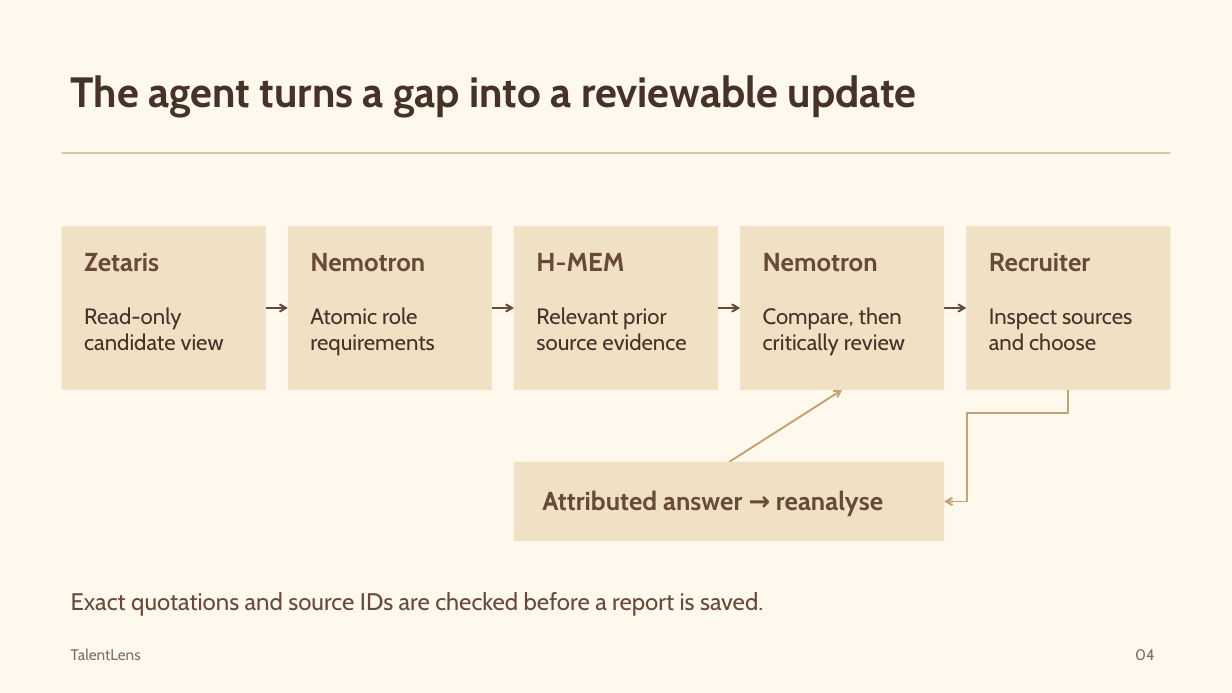
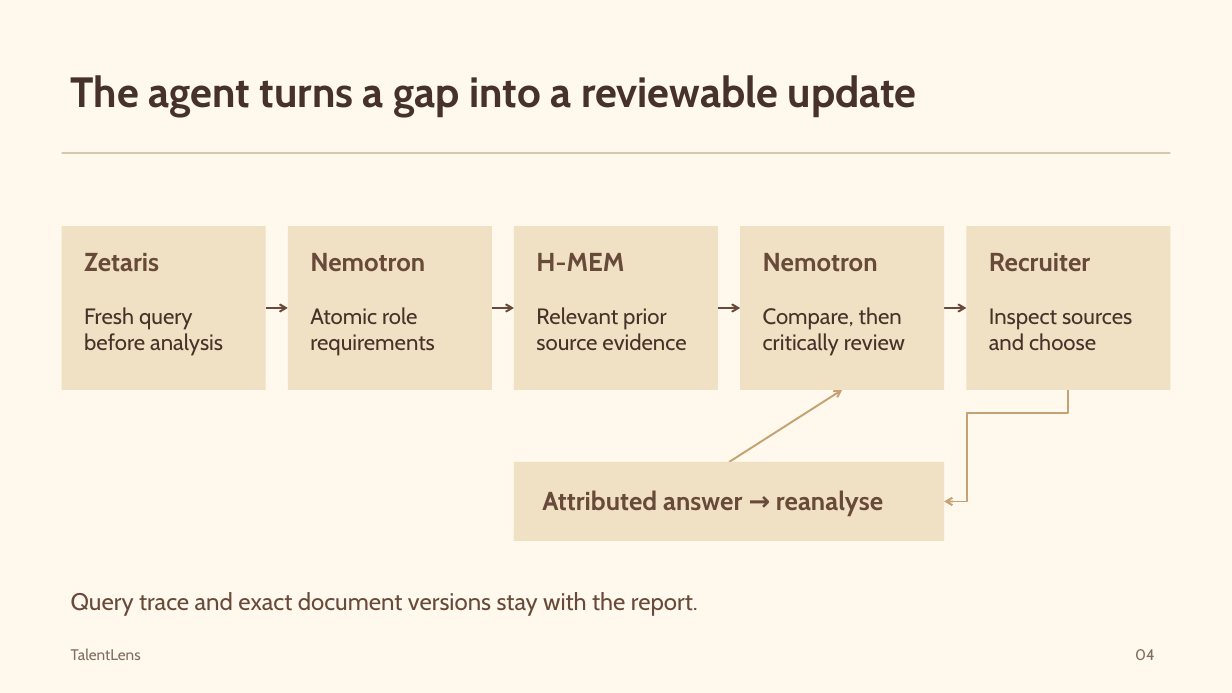
Before and after one commit to oveun-software/hackaton, a slide deck: slide 4 of submission/TalentLens-Deck.pptx. Drawn at 1232x693 pixels with LibreOffice and Linux fonts; fonts in the diff are those of the drawing. Boxes give left, top, right and bottom in pixels: in the first picture for what was removed or moved away, otherwise in the second. Text is boxed around its words. In the diff, an @@ line names an element or a change of style, - is before the commit and + after.

Commit message:
Query Zetaris before analysis and expose source provenance

```diff
--- a/submission/TalentLens-Deck.pptx
+++ b/submission/TalentLens-Deck.pptx
@@ text at [84,307,223,356]: text changed @@
-Read-only
-candidate view
+Fresh query
+before analysis
@@ text at [71,592,698,616]: text changed @@
-Exact quotations and source IDs are checked before a report is saved.
+Query trace and exact document versions stay with the report.
```
Also in this commit, not shown: 2 other slides changed, 21 other files.
